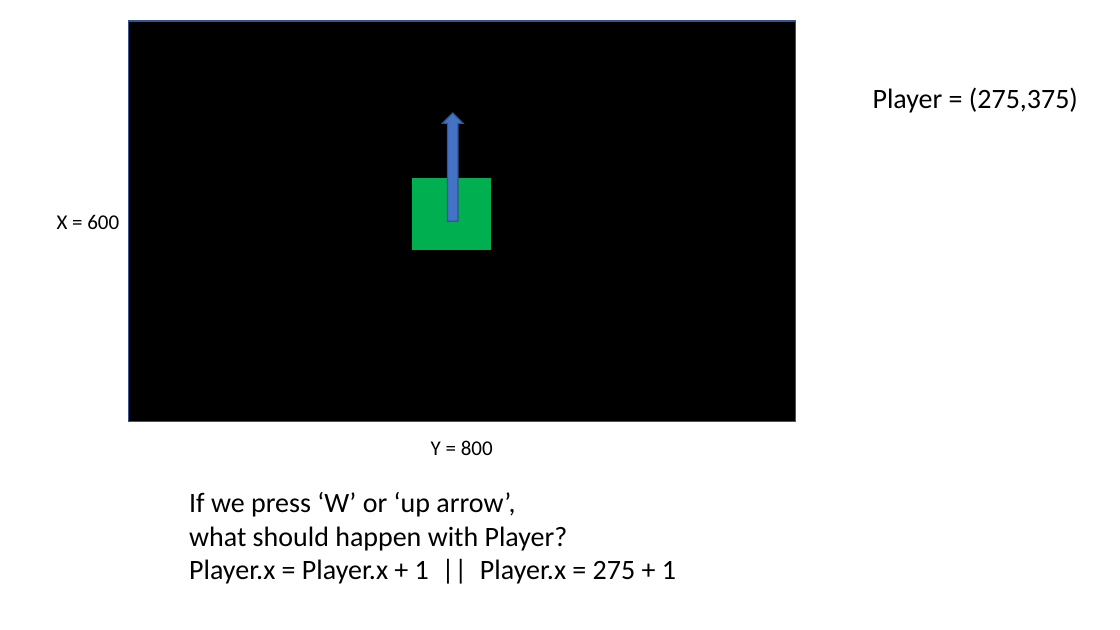
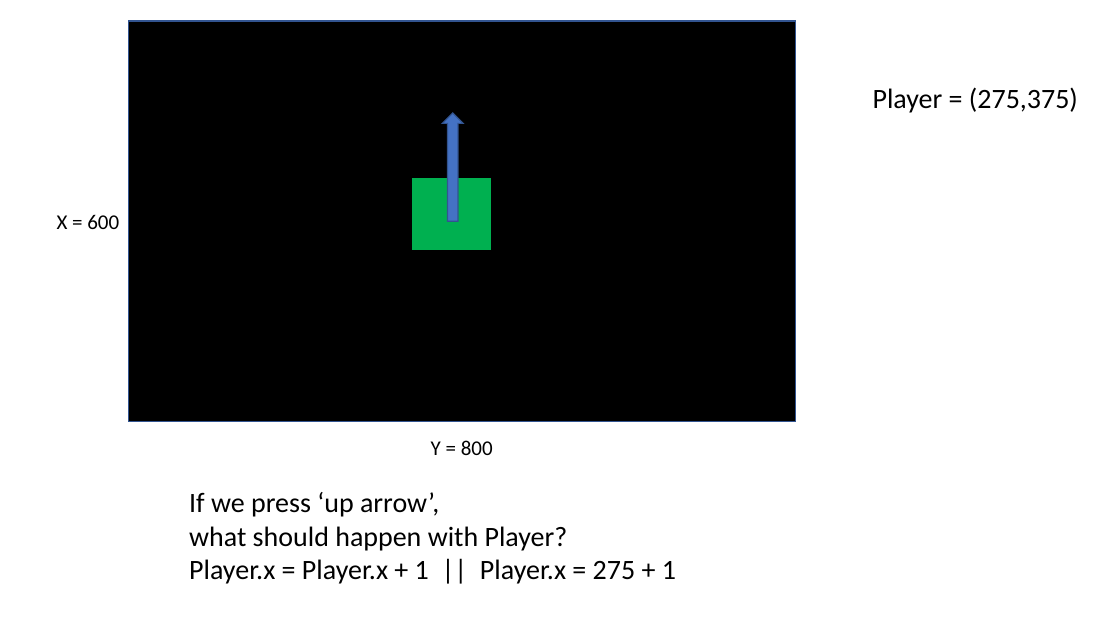
Before and after one commit to JoZonneveld/TCR-python-lessons, a slide deck: slide 15 of Lessons/Jaar 1/Lesson 0 - Game/Building a game.pptx (slide 14 before the commit). Drawn at 1120x630 pixels with LibreOffice and Linux fonts; fonts in the diff are those of the drawing; background and template pictures are left out. Boxes give left, top, right and bottom in pixels: in the first picture for what was removed or moved away, otherwise in the second. Text is boxed around its words. In the diff, an @@ line names an element or a change of style, - is before the commit and + after.

```diff
--- a/Lessons/Jaar 1/Lesson 0 - Game/Building a game.pptx
+++ b/Lessons/Jaar 1/Lesson 0 - Game/Building a game.pptx
@@ text at (x1=189, y1=492, x2=439, y2=517): text changed @@
-If we press ‘W’ or ‘up arrow’,
+If we press ‘up arrow’,
```
Also in this commit, not shown: 10 other slides changed, 6 slides added, 1 slide removed.
